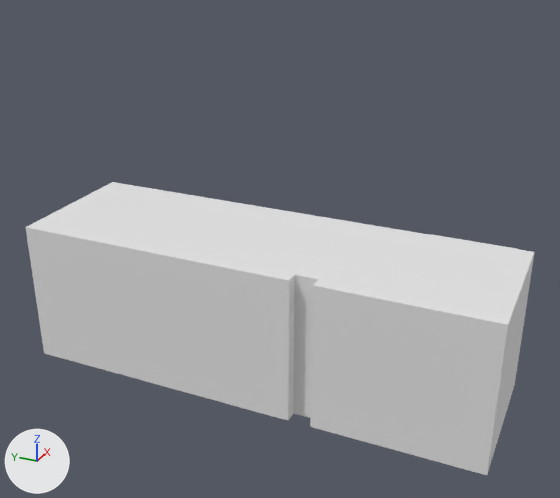
What one commit did to the Blender file Assets/IllusoryMemory/Models/Room/Room.blend.
Before and after are seen from a camera (50 mm lens) standing at (-9.3, -0.91, 7.63) and looking at (1.13, 3.78, 2.41). The lights are fixed; the arrows at lower left show +X, +Y and +Z.

Names of what the first picture shows: 'Walls'.
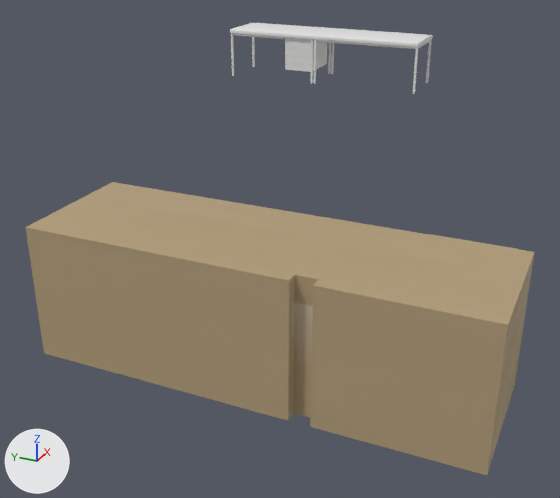
Where the change shows, as pixel boxes [x1, y1, x2, y2] in the pictures (560 x 498 px):
'Walls', recoloured (white to brown): [26, 182, 534, 475] in both
'TableB', moved (not visible before): after [230, 23, 331, 84]
'TableA', moved (not visible before): after [313, 28, 433, 94]

Diff of the bpy script that builds the scene:
```diff
--- a/Assets/IllusoryMemory/Models/Room/Room.blend.py
+++ b/Assets/IllusoryMemory/Models/Room/Room.blend.py
@@ mat_plastic_1_001 @@
+mat_plastic_1_001 = bpy.data.materials.new('Plastic 1.001')
+# nodes: BsdfPrincipled, Bump, NewGeometry, OutputMaterial, TexCoord, TexNoise, ValToRGB
+# colours: beige #b5a07c, light grey #d6c9b9, grey #b9b9b9, white #ffffff
@@ me_plane @@
 me_plane.from_pydata(...)  # 158 vertices, 147 faces; spans x 0.0..2.02, y 0.0..2.0, z 0.0..2.5
+me_plane.materials.append(mat_plastic_1_001)
@@ ob_tableb @@
 ob_tableb = bpy.data.objects.new('TableB', me_cube_002)
-ob_tableb.location = (2.5, 3.4, 0.0)
+ob_tableb.location = (2.1, 4.19, 5.0)
@@ ob_tablea @@
 ob_tablea = bpy.data.objects.new('TableA', me_cube_003)
-ob_tablea.location = (2.5, 1.9, 0.0)
+ob_tablea.location = (2.1, 2.69, 5.0)
```
